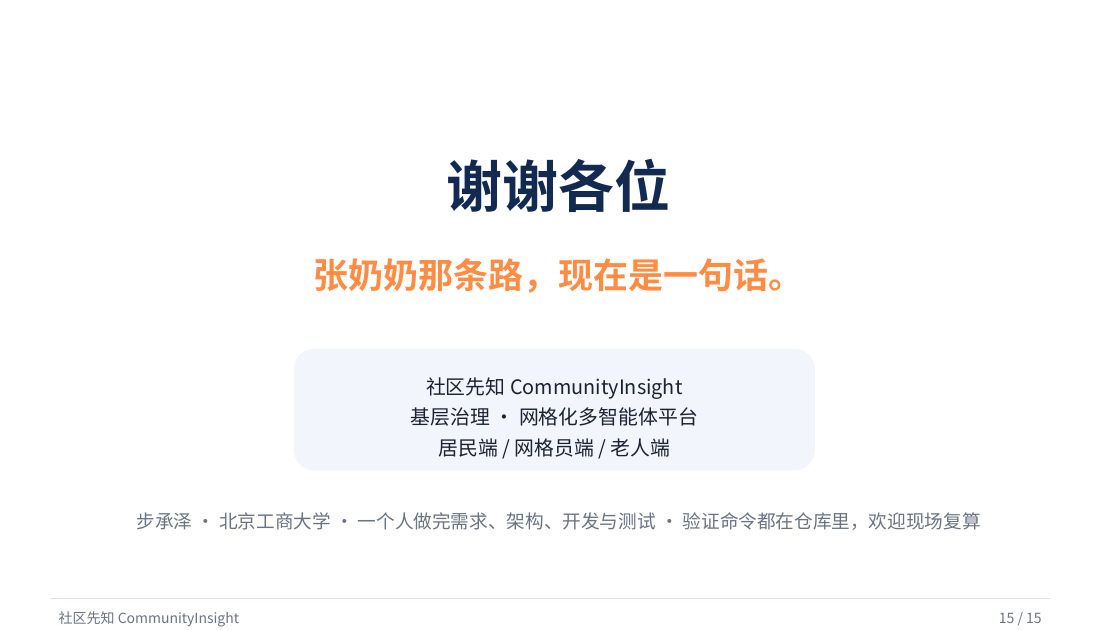
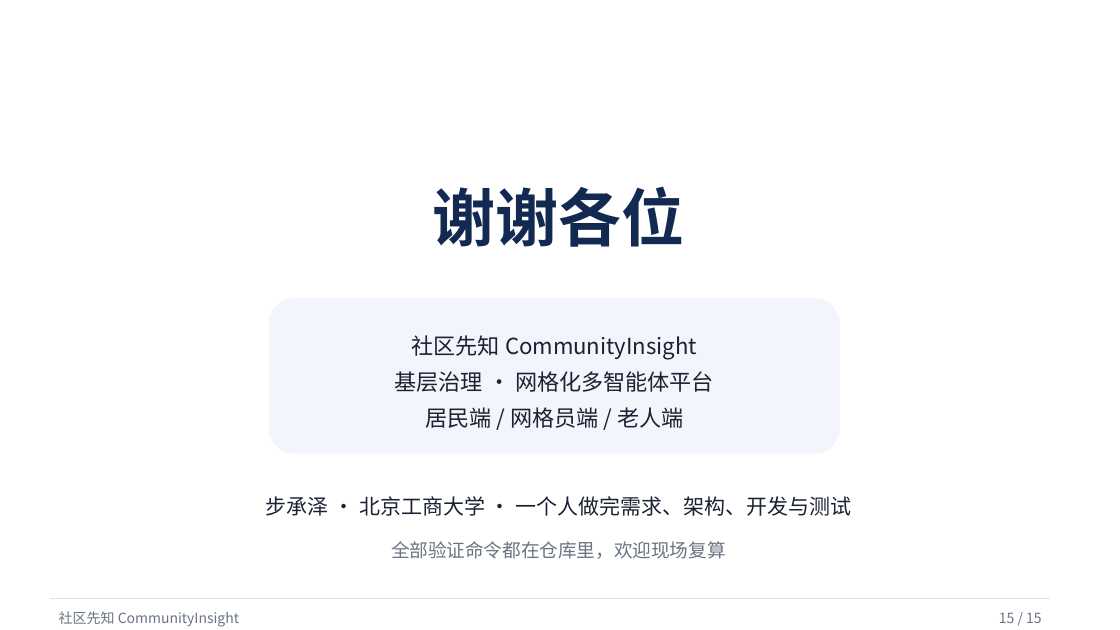
Before and after one commit to woshuofengsu/campus-insight-agent, a slide deck: slide 15 of docs/competition/9月22日路演-社区先知.pptx. Drawn at 1120x630 pixels with LibreOffice and Linux fonts; fonts in the diff are those of the drawing. Boxes give left, top, right and bottom in pixels: in the first picture for what was removed or moved away, otherwise in the second. Text is boxed around its words. In the diff, an @@ line names an element or a change of style, - is before the commit and + after.

Commit message:
9·22 演示：结尾页去掉「张奶奶那条路，现在是一句话」（只删 PPT 上的）
用户要求删掉幻灯片上那句话，并明确「就 PPT 里的」——所以文档里保留这句**口头**的话。

- PPT 结尾页重排：只留「谢谢各位」（54pt）+ 项目卡片（社区先知 · 三端）+
  底部署名「步承泽 · 北京工商大学 · 一个人做完需求、架构、开发与测试」+
  「全部验证命令都在仓库里，欢迎现场复算」；原来那句橙色大字整段删除，卡片上移放大
- 讲者备注保留这句话，并注明「屏幕上只有『谢谢各位』，这句话是说出来的」，
  让 PPT 备注与讲稿口径一致（都是说、不是打屏）
- 讲稿只改「屏幕上」的描述，避免文档写着幻灯片上没有的东西：
  第 14 页屏幕上=工程原型 + 三个问题；第 15 页屏幕上=只有「谢谢各位」+ 项目卡片；
  第 15 页讲稿（口头那句）保持不动
- PPT文本-15页 txt 的结尾页正文同步去掉该句

门禁：PPT 几何 0 问题（17 页）· 兜底 PDF 17 页 · 口径 3 项一致 · 22 项测试通过 · ruff 0 · 无 BOM

```diff
--- a/docs/competition/9月22日路演-社区先知.pptx
+++ b/docs/competition/9月22日路演-社区先知.pptx
@@ text "谢谢各位": place and size @@
-text "谢谢各位" at (447, 159, 671, 212)
+text "谢谢各位" at (433, 186, 685, 247)
@@ text "谢谢各位" at (433, 186, 685, 247): size 48 to 54 pt @@
@@ text removed at (314, 258, 804, 293) @@
-张奶奶那条路，现在是一句话。
@@ rounded rectangle: place and size @@
-rounded rectangle at (294, 349, 815, 471)
+rounded rectangle at (269, 298, 840, 454)
@@ text "社区先知 CommunityInsight": place and size @@
-text "社区先知 CommunityInsight" at (411, 377, 698, 457)
+text "社区先知 CommunityInsight" at (395, 335, 714, 428)
@@ text "社区先知 CommunityInsight" at (395, 335, 714, 428): size 17 to 19 pt; line spacing 1.3 to 1.35 @@
@@ text added at (266, 496, 851, 516), 18 pt, text #1B2233 @@
+步承泽 · 北京工商大学 · 一个人做完需求、架构、开发与测试
@@ text at (391, 541, 726, 559): text changed @@
-步承泽 · 北京工商大学 · 一个人做完需求、架构、开发与测试 · 验证命令都在仓库里，欢迎现场复算
+全部验证命令都在仓库里，欢迎现场复算
```
Also in this commit, not shown: 3 other files.
